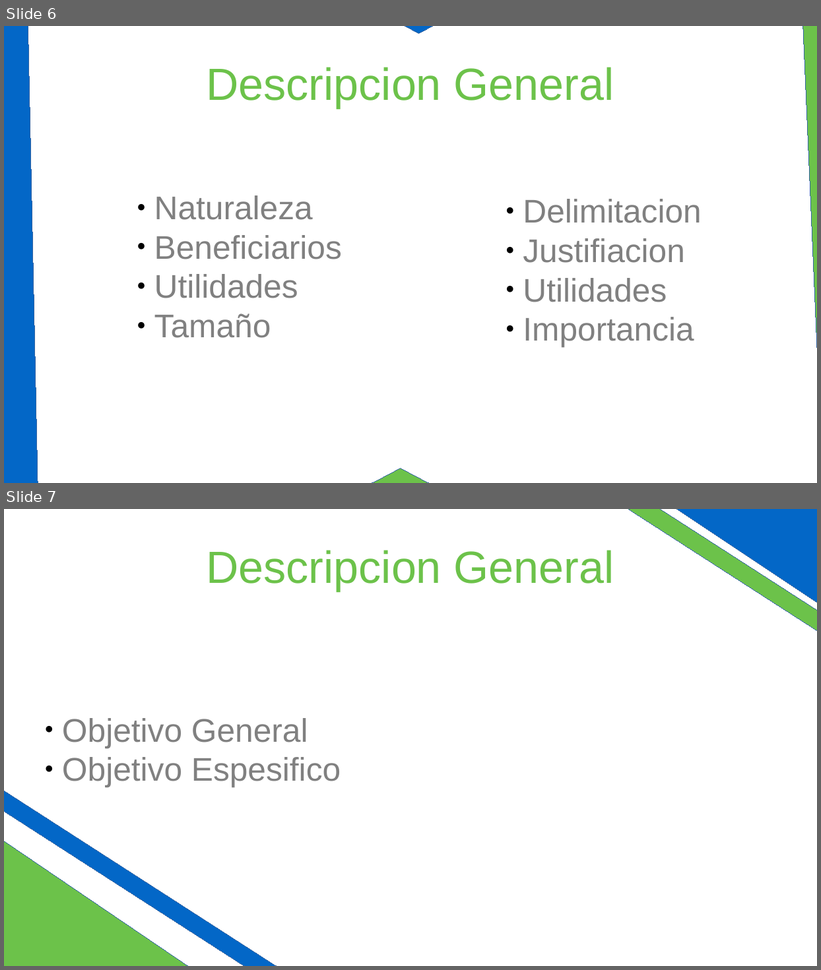
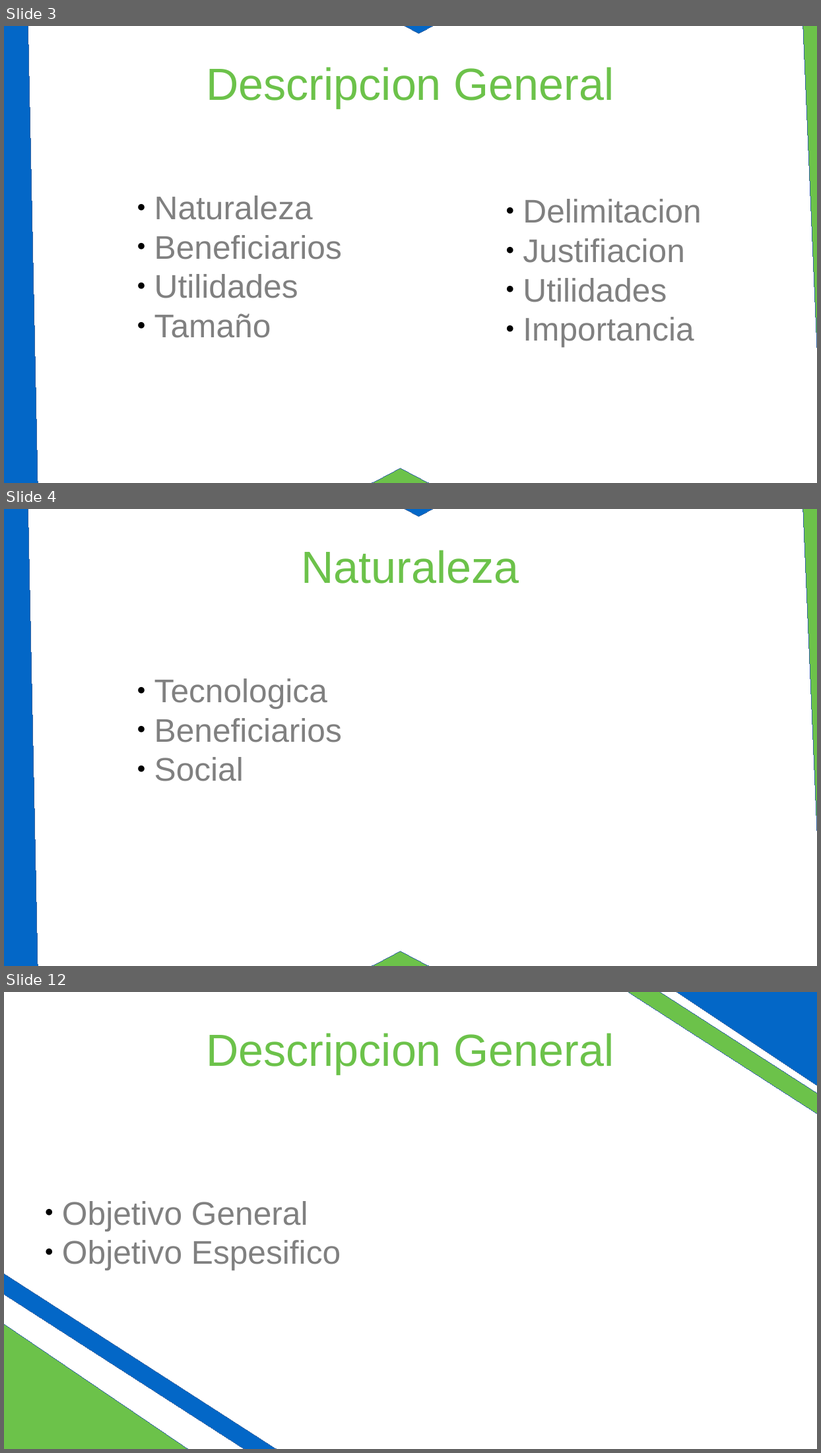
Before and after one commit to klbsoft/OptiVia, a slide deck: docs/Presentation_Ready.odp. Shown one above the other, each under a label of ours: slides 6 and 7 before the commit, slides 3, 4 and 12 after it; the slides between them are not shown. The pictures are 821x970 and 821x1453 pixels, drawn with LibreOffice and Linux fonts; fonts in the diff are those of the drawing. Boxes give left, top, right and bottom in pixels: in the first picture for what was removed or moved away, otherwise in the second. Text is boxed around its words. In the diff, an @@ line names an element or a change of style, - is before the commit and + after.

```diff
--- a/docs/Presentation_Ready.odp
+++ b/docs/Presentation_Ready.odp
@@ slide 4 added at (4,509,817,966), background #FFFFFF @@
@@ rectangle added at (4,509,40,966), fill #0367C7, outline #3465A4 0 pt @@
@@ diamond added at (225,509,613,516), fill #0367C7, outline #3465A4 0 pt @@
@@ rectangle added at (799,509,817,966), fill #6CC24A, outline #3465A4 0 pt @@
@@ title added at (302,550,519,584), 44 pt, text #6CC24A @@
+Naturaleza
@@ subtitle added at (154,679,342,782), 32 pt, text #808080 @@
+● Tecnologica
+● Beneficiarios
+● Social
@@ diamond added at (170,952,631,966), fill #6CC24A, outline #3465A4 0 pt @@
@@ what was slide 6 is now slide 3 @@
@@ what was slide 7 is now slide 12 @@
```
Also in this commit, not shown: 5 slides changed, 12 other slides added, 3 slides removed, 6 other files.
